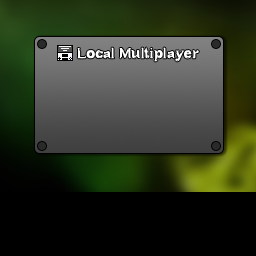
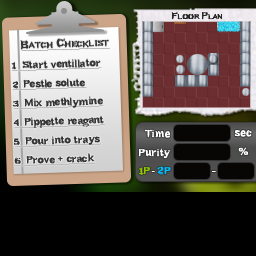
Two versions of the same layered image (256px x 256px). Layer-by-layer changes:
hid group "Local Multiplayer" (1st of 2) (7 layers) over (1, 0, 256, 187)
painted on "Rectangle 6" (1st of 2, in "Local Multiplayer" › "Group 5") over (35, 37, 223, 153)
hid group "Pause" (7 layers) over (1, 0, 256, 187)
painted on "Rectangle 6" (2nd of 2, in "Pause" › "Group 5") over (35, 54, 223, 136)
added group "MultiplayerHud" with 46 layers above "Hud" over (1, 0, 256, 187)
added group "Clipboard" (1st of 2, in "MultiplayerHud") with 9 layers in group "MultiplayerHud" over (2, 1, 131, 186)
added group "Group 2" (1st of 2, in "MultiplayerHud" › "Clipboard") with 2 layers in group "Clipboard" over (11, 38, 110, 166)
added layer "1 Start ventillator 2 Pestle solute 3 Mix methlymine 4 Pipp" (1st of 2, in "MultiplayerHud" › "Clipboard" › "Group 2") in group "Group 2" over (11, 58, 105, 166)
added group "Group 1" (1st of 2, in "MultiplayerHud" › "Clipboard") with 3 layers in group "Clipboard" over (2, 1, 131, 186)
added layer "Rectangle 2" (1st of 2, in "MultiplayerHud" › "Clipboard" › "Group 1") in group "Group 1" over (9, 27, 123, 174)
added layer "Rectangle 1" (1st of 2, in "MultiplayerHud" › "Clipboard" › "Group 1") in group "Group 1" over (2, 14, 131, 186)
added group "Map" (1st of 2, in "MultiplayerHud") with 19 layers in group "MultiplayerHud" over (127, 7, 256, 121)
added group "Tiles" (1st of 2, in "MultiplayerHud" › "Map") with 16 layers in group "Map" over (142, 21, 251, 108)
added layer "Layer 42" in group "Tiles" over (142, 21, 251, 108)
added layer "Layer 41" in group "Map" over (127, 7, 256, 121)
added layer "Layer 40" in group "MultiplayerHud" over (1, 0, 256, 187)
painted on "Rectangle 2" (2nd of 2, in "Hud" › "Clipboard" › "Group 1") over (9, 28, 123, 174)
painted on "Rectangle 1" (2nd of 2, in "Hud" › "Clipboard" › "Group 1") over (2, 14, 131, 186)
…and 37 more changes (34 added, 3 painted)
